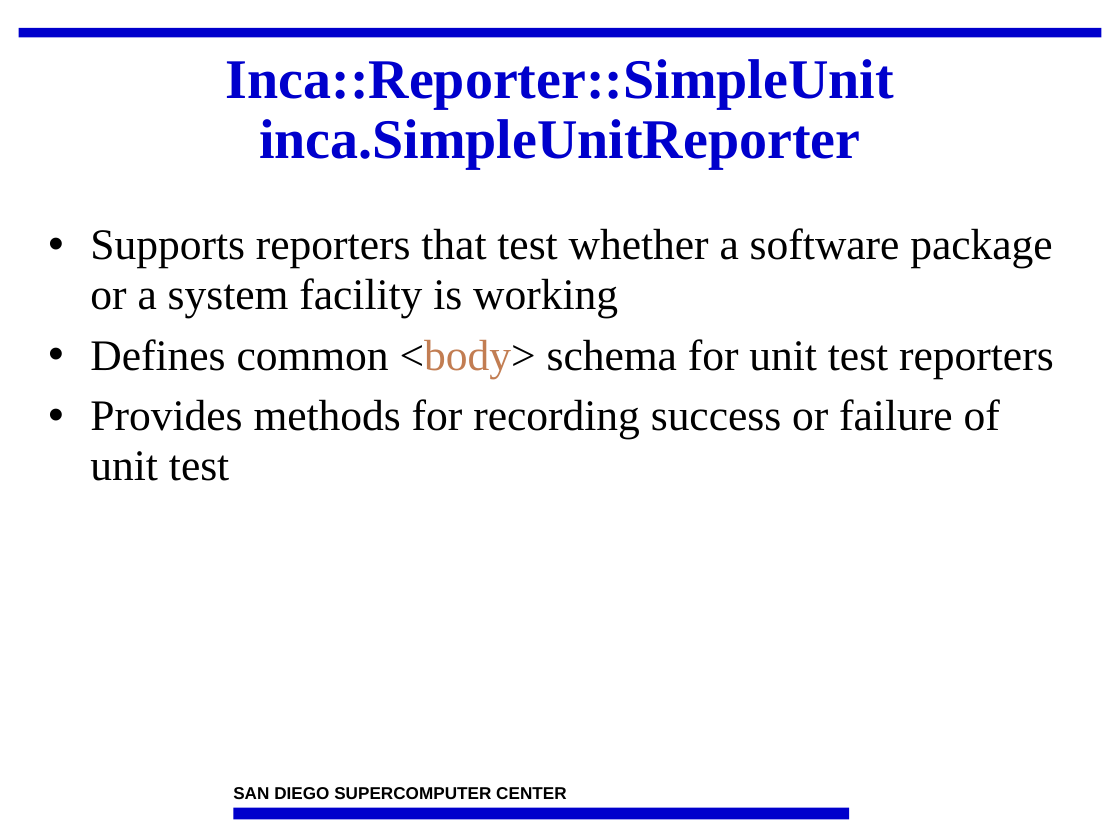
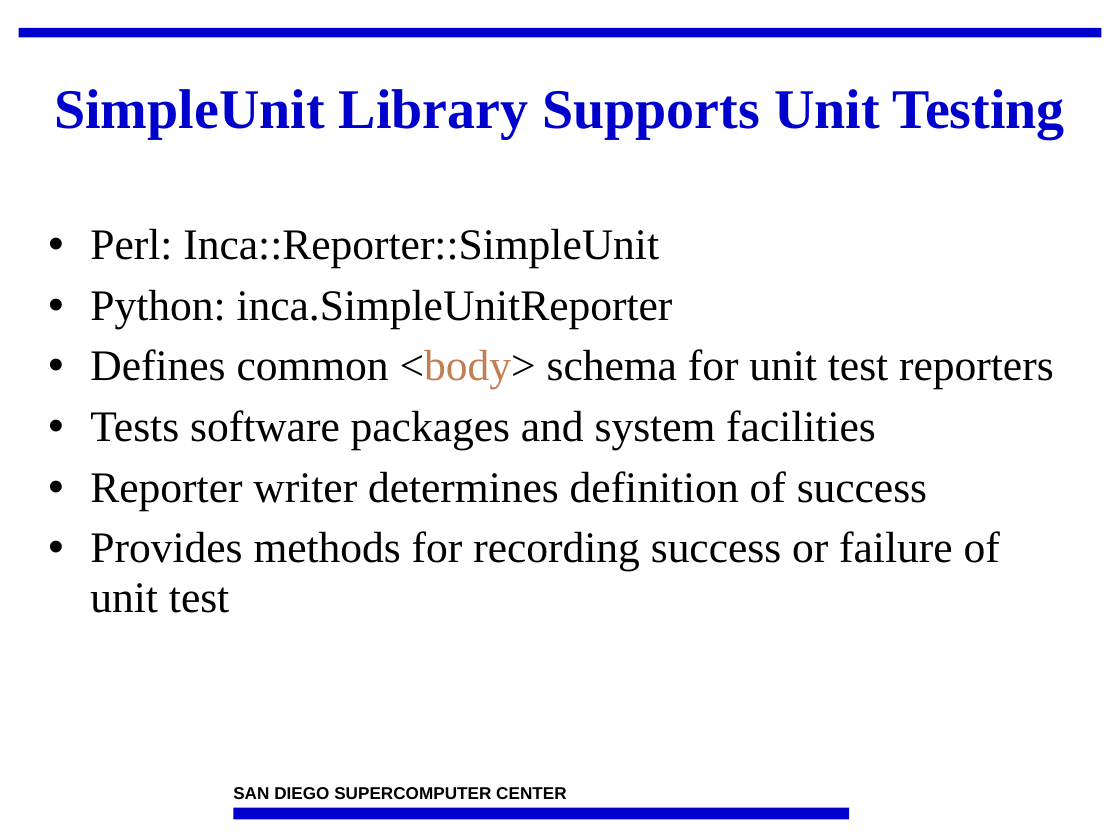
Before and after one commit to IncaProject/inca-xsede, a slide deck: slide 18 of talks/2008workshop/incaReporters.ppt. Drawn at 1120x840 pixels with LibreOffice and Linux fonts; fonts in the diff are those of the drawing; background and template pictures are left out. Boxes give left, top, right and bottom in pixels: in the first picture for what was removed or moved away, otherwise in the second. Text is boxed around its words. In the diff, an @@ line names an element or a change of style, - is before the commit and + after.

```diff
--- a/talks/2008workshop/incaReporters.ppt
+++ b/talks/2008workshop/incaReporters.ppt
@@ title at box(54, 89, 1065, 139): text changed @@
-Inca::Reporter::SimpleUnit
-inca.SimpleUnitReporter
+SimpleUnit Library Supports Unit Testing
@@ text at box(90, 228, 673, 329): text changed @@
-• Supports reporters that test whether a software package or a system facility is working
+• Perl: Inca::Reporter::SimpleUnit
+• Python: inca.SimpleUnitReporter
@@ text at box(90, 410, 927, 510): paragraphs added @@
+• Tests software packages and system facilities
+• Reporter writer determines definition of success
```
Also in this commit, not shown: 13 other slides changed, 1 slide added.
